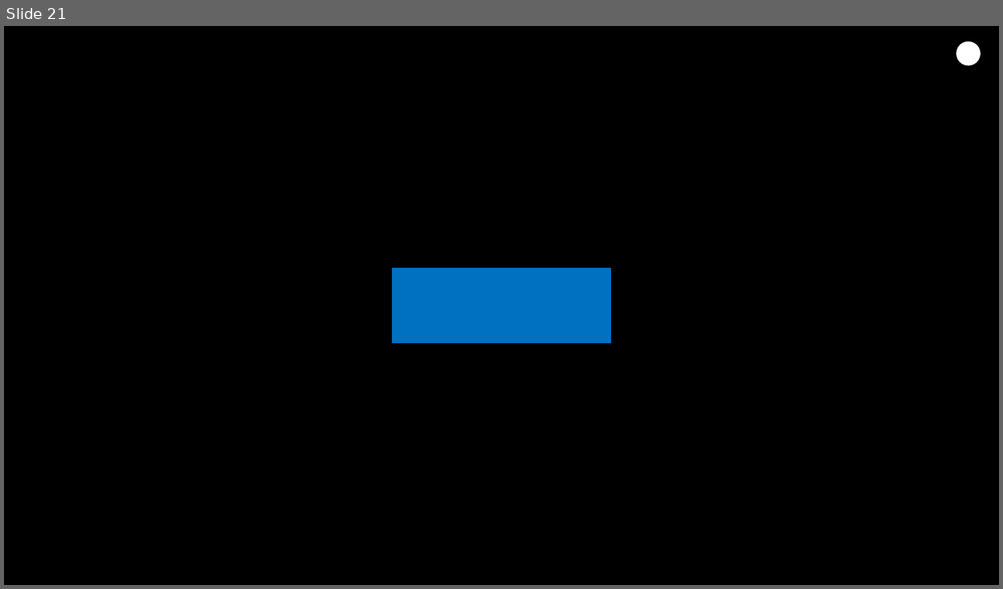
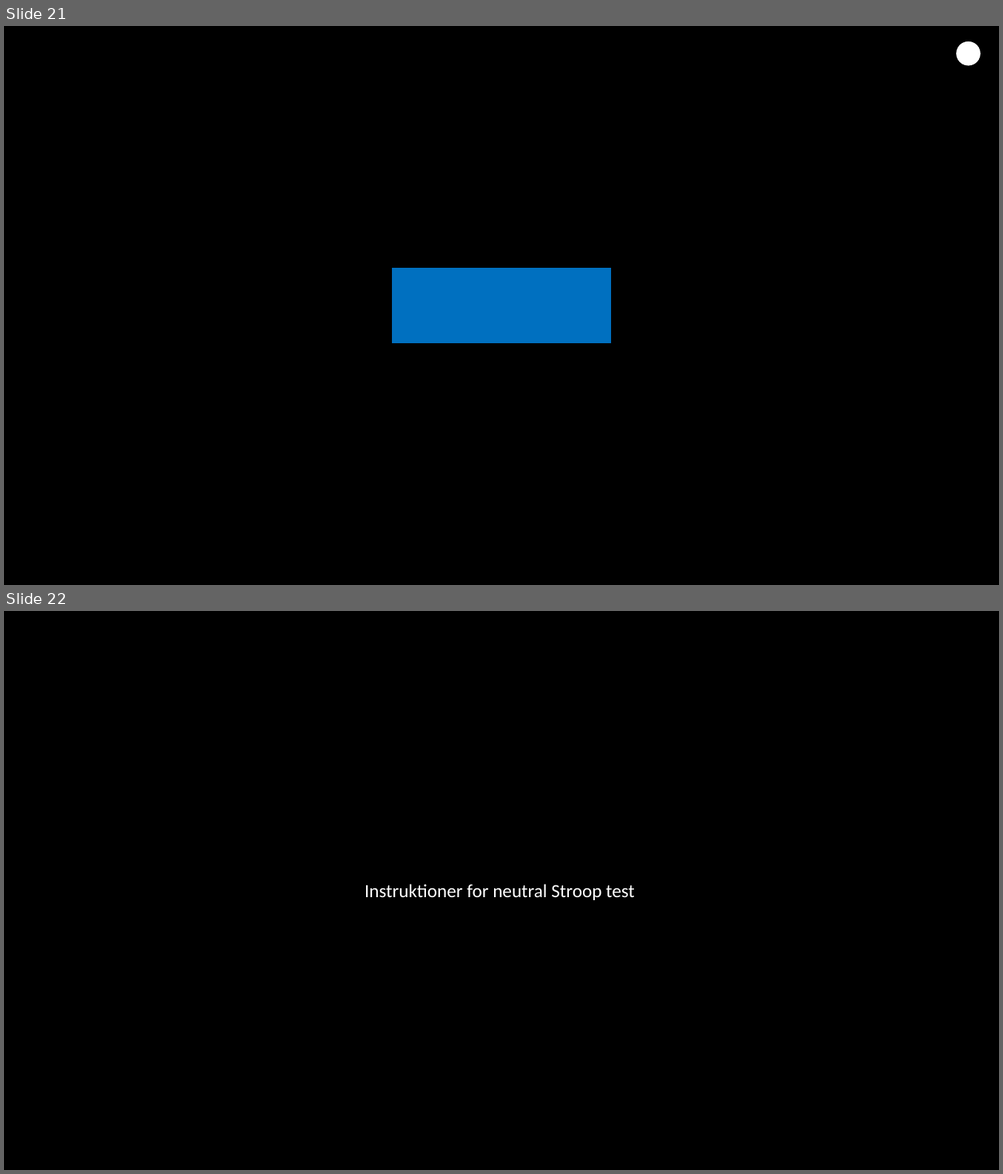
Before and after one commit to LabBench-Society/Protocols, a slide deck: docs/stroop/images/images_da.pptx. Shown one above the other, each under a label of ours: slide 21 before the commit, slides 21 and 22 after it. The pictures are 1003x589 and 1003x1174 pixels, drawn with LibreOffice and Linux fonts; fonts in the diff are those of the drawing. Boxes give left, top, right and bottom in pixels: in the first picture for what was removed or moved away, otherwise in the second. Text is boxed around its words. In the diff, an @@ line names an element or a change of style, - is before the commit and + after.

Commit message:
Updated Stroop protocol

```diff
--- a/docs/stroop/images/images_da.pptx
+++ b/docs/stroop/images/images_da.pptx
@@ slide 22 added at bbox=[4, 611, 999, 1170], background #000000 @@
@@ text added at bbox=[364, 884, 634, 900], 18 pt, text #FFFFFF @@
+Instruktioner for neutral Stroop test
```
Also in this commit, not shown: 1 other slide added, 21 other files.
